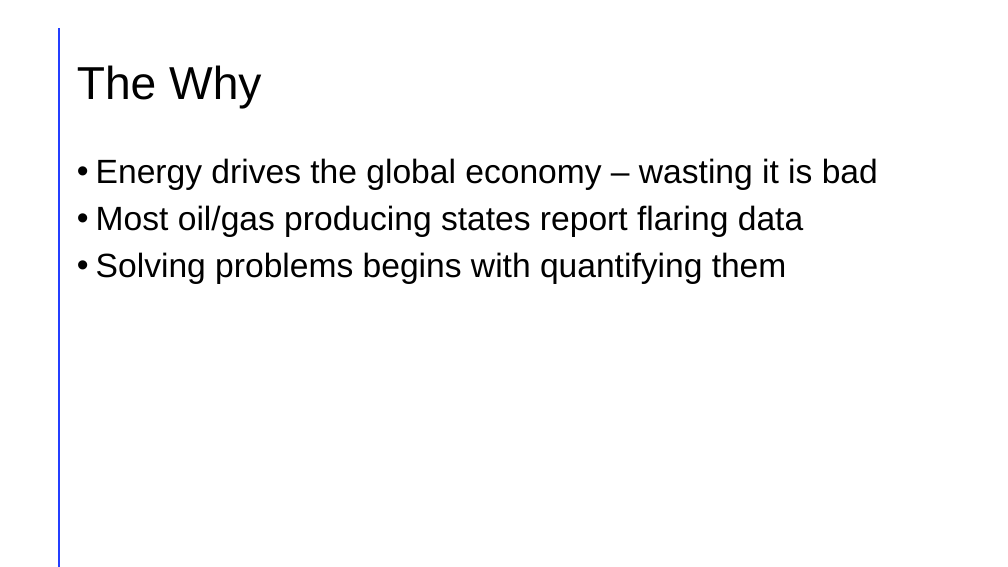
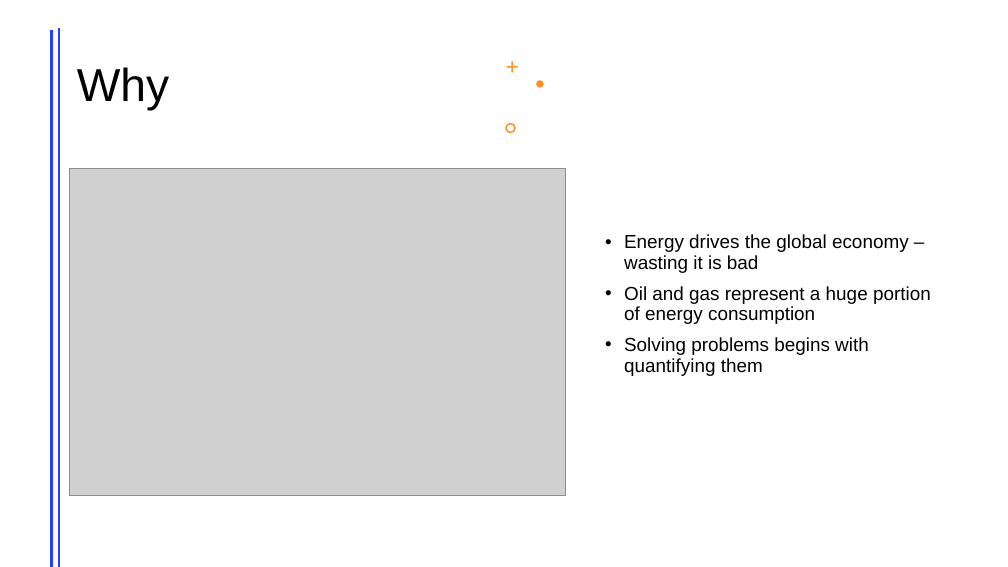
Before and after one commit to chad-hub/wasted_energy, a slide deck: slide 2 of Wasted Energy.pptx. Drawn at 1008x567 pixels with LibreOffice and Linux fonts; fonts in the diff are those of the drawing; grey boxes stand for pictures. Boxes give left, top, right and bottom in pixels: in the first picture for what was removed or moved away, otherwise in the second. Text is boxed around its words. In the diff, an @@ line names an element or a change of style, - is before the commit and + after.

```diff
--- a/Wasted Energy.pptx
+++ b/Wasted Energy.pptx
@@ line added from (51, 31) to (51, 566), #FF9022 2 pt @@
@@ title "Why" at [77, 67, 169, 111]: vertical alignment middle to top @@
@@ title at [77, 67, 169, 111]: text changed @@
-The Why
+Why
@@ freeform shape added at [507, 61, 518, 73], fill #FF9022 @@
@@ freeform shape added at [536, 80, 544, 88], fill #FF9022 @@
@@ freeform shape added at [505, 123, 516, 133], fill #FF9022 @@
@@ picture added at [70, 169, 566, 496] @@
@@ text "Energy drives the global economy ...": place and size @@
-text "Energy drives the global economy ..." at [96, 158, 878, 284]
+text "Energy drives the global economy ..." at [624, 234, 931, 376]
@@ text "Energy drives the global economy ..." at [624, 234, 931, 376]: vertical alignment top to middle @@
@@ text at [624, 234, 909, 376]: size 32 to 18 pt in "Energy drives the global economy – wasting ...", "Solving problems begins with quantifying them" @@
@@ text at [624, 286, 931, 324]: text changed; size 32 to 18 pt @@
-• Most oil/gas producing states report flaring data
+• Oil and gas represent a huge portion of energy consumption
```
Also in this commit, not shown: 8 other slides changed, 1 slide added, 1 slide removed.
